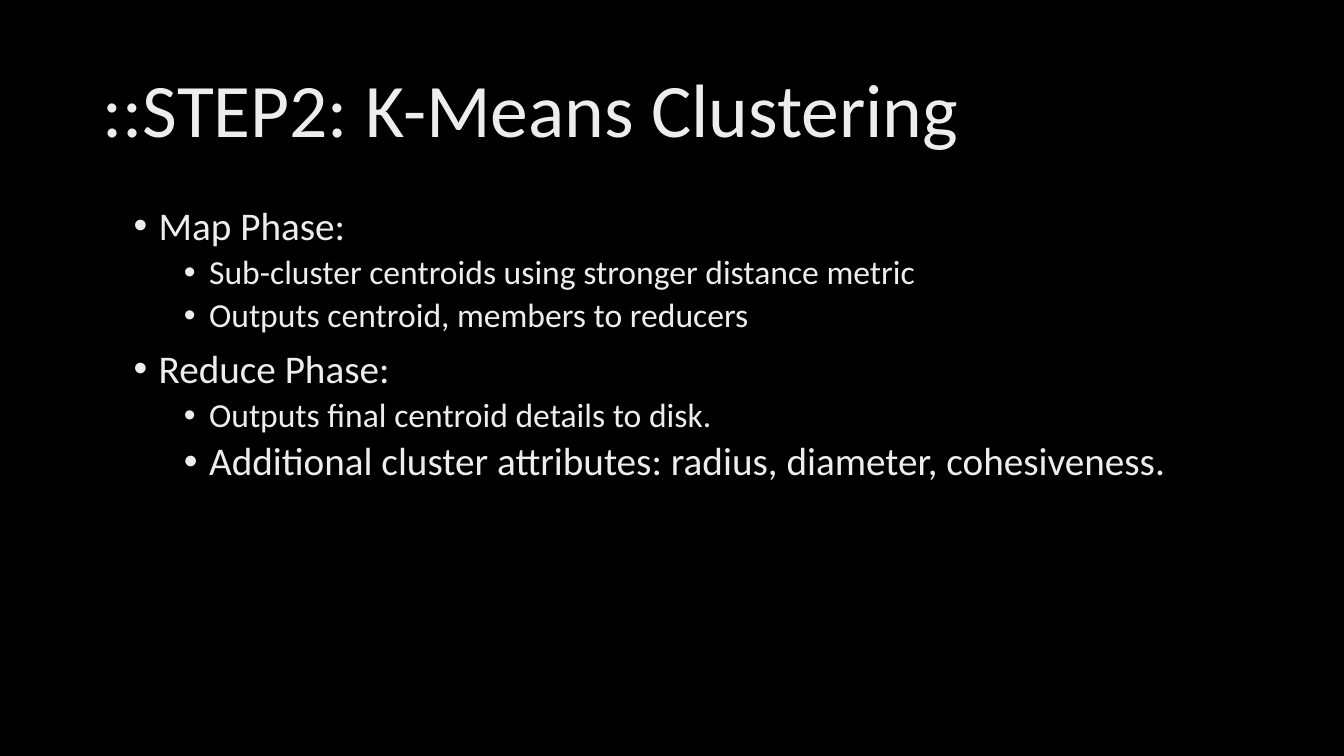
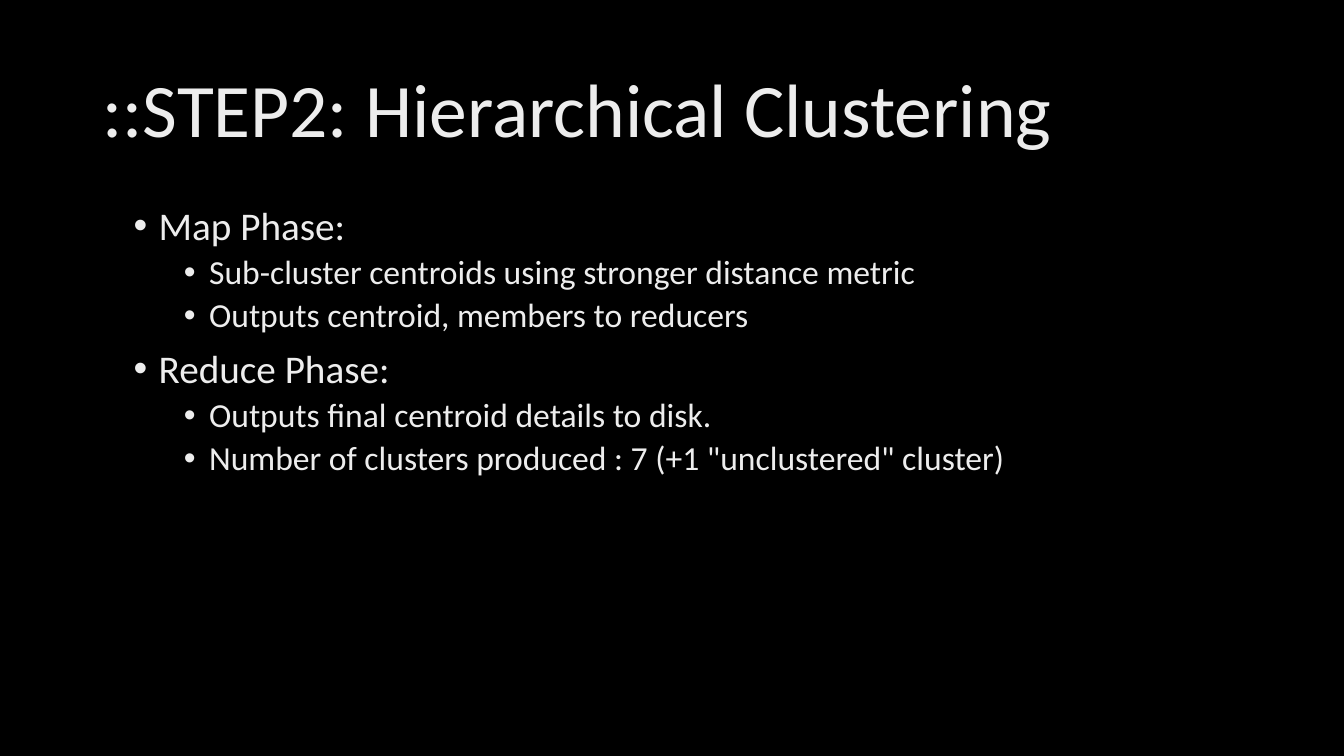
Before and after one commit to ahmed-k/CS757FinalProject, a slide deck: slide 10 of documentation/CS757 - Final Project Presentation.pptx (slide 8 before the commit). Drawn at 1344x756 pixels with LibreOffice and Linux fonts; fonts in the diff are those of the drawing; background and template pictures are left out. Boxes give left, top, right and bottom in pixels: in the first picture for what was removed or moved away, otherwise in the second. Text is boxed around its words. In the diff, an @@ line names an element or a change of style, - is before the commit and + after.

```diff
--- a/documentation/CS757 - Final Project Presentation.pptx
+++ b/documentation/CS757 - Final Project Presentation.pptx
@@ title at (102,84,1051,150): text changed @@
-::STEP2: K-Means Clustering
+::STEP2: Hierarchical Clustering
@@ text at (209,445,1004,476): text changed; size 28 to 24 pt @@
-  • Additional cluster attributes: radius, diameter, cohesiveness.
+  • Number of clusters produced : 7 (+1 "unclustered" cluster)
```
Also in this commit, not shown: 2 other slides changed, 10 slides added.
